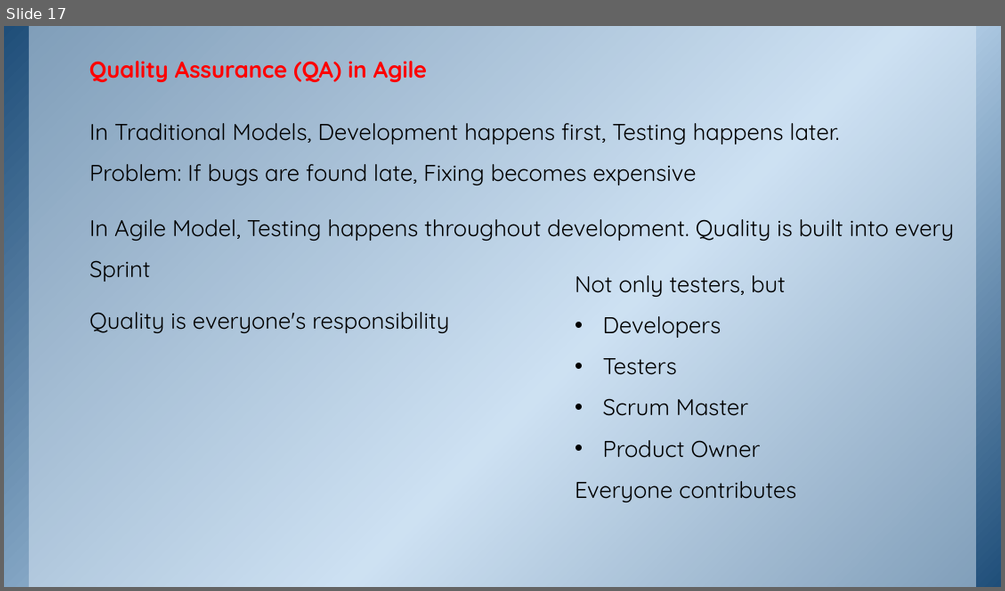
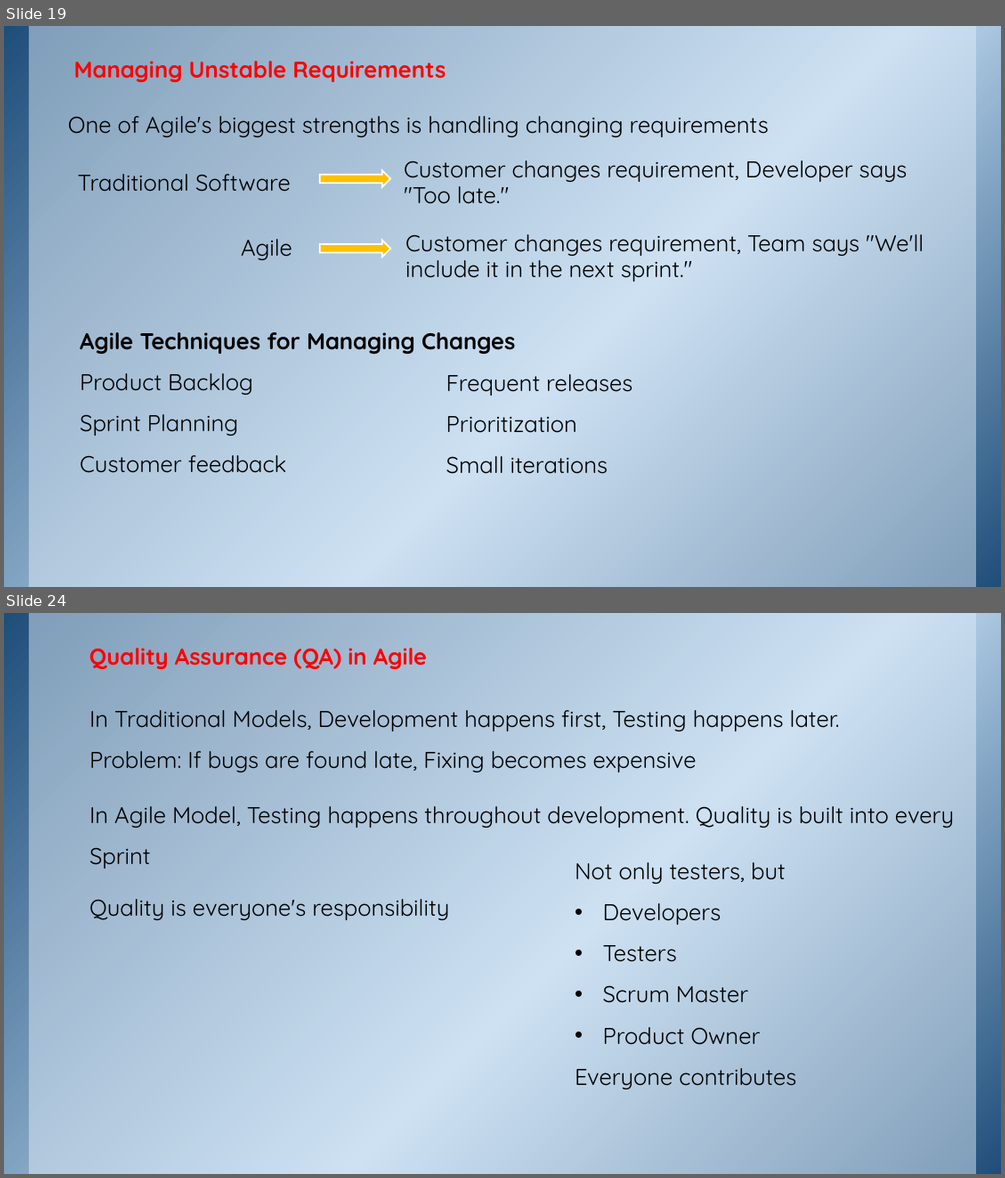
Before and after one commit to ketkiinamdar/IGCOE, a slide deck: TE - Lecture-7-3Aug2026.pptx. Shown one above the other, each under a label of ours: slide 17 before the commit, slides 19 and 24 after it; the slides between them are not shown. The pictures are 1005x591 and 1005x1178 pixels, drawn with LibreOffice and Linux fonts; fonts in the diff are those of the drawing; background and template pictures are left out. Boxes give left, top, right and bottom in pixels: in the first picture for what was removed or moved away, otherwise in the second. Text is boxed around its words. In the diff, an @@ line names an element or a change of style, - is before the commit and + after.

```diff
--- a/TE - Lecture-7-3Aug2026.pptx
+++ b/TE - Lecture-7-3Aug2026.pptx
@@ slide 19 added at (4, 26, 1001, 587), background picture (left out); not listed: 2 template elements that a slide beside it also shows @@
@@ text added at (74, 61, 445, 82), 22 pt, text #FF0000, bold @@
+Managing Unstable Requirements
@@ text added at (68, 116, 769, 137), 22 pt, text #000000 @@
+One of Agile's biggest strengths is handling changing requirements
@@ text added at (78, 174, 291, 192), 22 pt, text #000000 @@
+Traditional Software
@@ right arrow added at (320, 170, 390, 187), fill #FFC000, outline #FFFFFF 1.5 pt @@
@@ text added at (404, 160, 907, 204), 22 pt, text #000000 @@
+Customer changes requirement, Developer says "Too late."
@@ text added at (241, 239, 292, 260), 22 pt, text #000000 @@
+Agile
@@ text added at (405, 234, 923, 281), 22 pt, text #000000 @@
+Customer changes requirement, Team says "We'll include it in the next sprint."
@@ right arrow added at (320, 240, 390, 257), fill #FFC000, outline #FFFFFF 1.5 pt @@
@@ text added at (80, 332, 515, 473), 22 pt, text #000000 @@
+Agile Techniques for Managing Changes
+Product Backlog
+Sprint Planning
+Customer feedback
@@ text added at (446, 374, 632, 474), 22 pt, text #000000 @@
+Frequent releases
+Prioritization
+Small iterations
@@ what was slide 17 is now slide 24 @@
```
Also in this commit, not shown: 6 other slides added.
